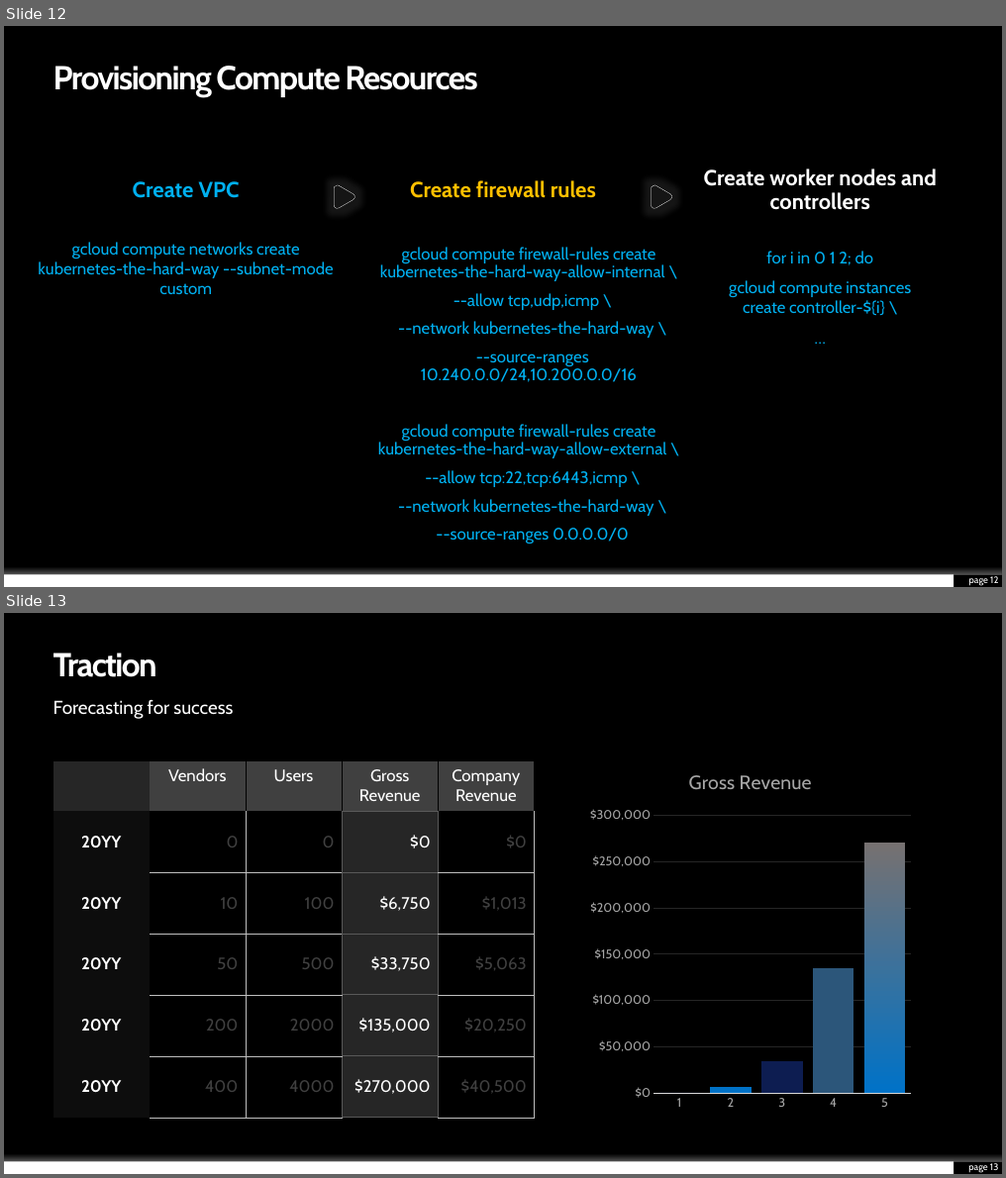
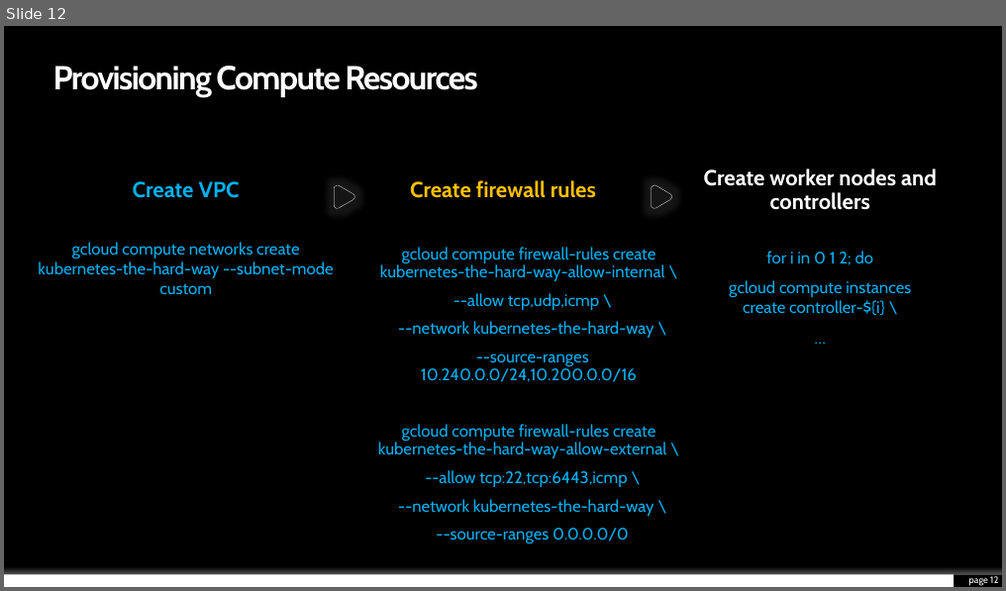
Before and after one commit to blashmet/kubernetes-the-hard-way, a slide deck: kubernetes_the_hard_way.pptx. Shown one above the other, each under a label of ours: slides 12 and 13 before the commit, slide 12 after it. The pictures are 1006x1178 and 1006x591 pixels, drawn with LibreOffice and Linux fonts; fonts in the diff are those of the drawing; background and template pictures are left out. Boxes give left, top, right and bottom in pixels: in the first picture for what was removed or moved away, otherwise in the second. Text is boxed around its words. In the diff, an @@ line names an element or a change of style, - is before the commit and + after.

```diff
--- a/kubernetes_the_hard_way.pptx
+++ b/kubernetes_the_hard_way.pptx
@@ slide 13 removed at [4, 613, 1002, 1174], background #000000; not listed: 2 template elements that a slide beside it also shows @@
@@ rectangle removed at [870, 623, 987, 674] @@
@@ title removed at [54, 653, 157, 677] @@
-Traction
@@ text removed at [54, 700, 233, 719] @@
-Forecasting for success
@@ column chart removed at [583, 755, 918, 1118] @@
-title "Gross Revenue "
-categories: 1, 2, 3, 4, 5
-Series 1: 0, 7000, 34000, 135000, 270000
@@ table removed at [54, 761, 537, 1118], 6 rows, 5 columns @@
- | Vendors | Users | Gross Revenue | Company Revenue
-20YY | 0 | 0 | $0 | $0
-20YY | 10 | 100 | $6,750 | $1,013
-20YY | 50 | 500 | $33,750 | $5,063
-20YY | 200 | 2000 | $135,000 | $20,250
-20YY | 400 | 4000 | $270,000 | $40,500
@@ page number removed at [968, 1163, 999, 1172] @@
-page 13
```
Also in this commit, not shown: 3 other slides removed, 1 other file.
